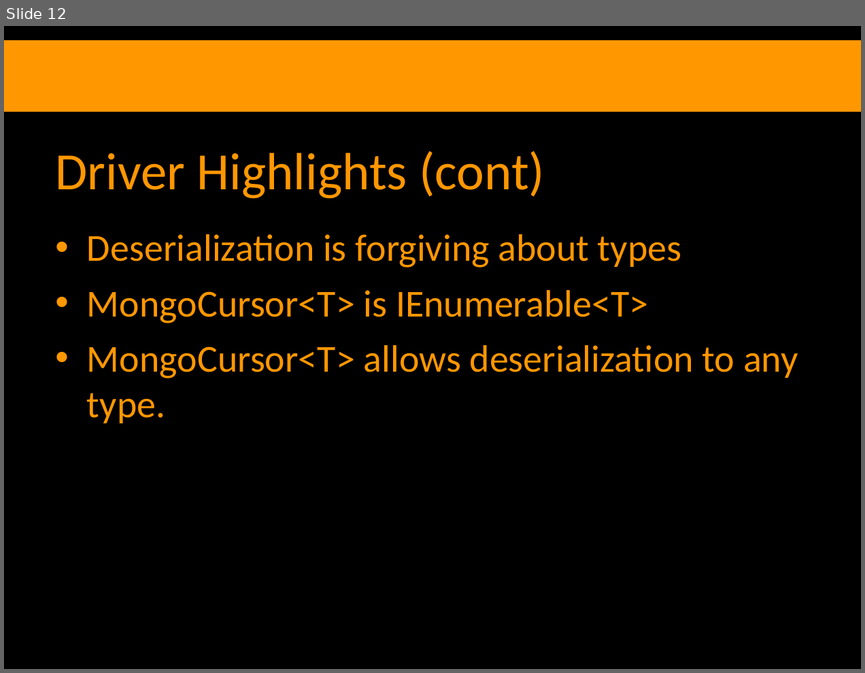
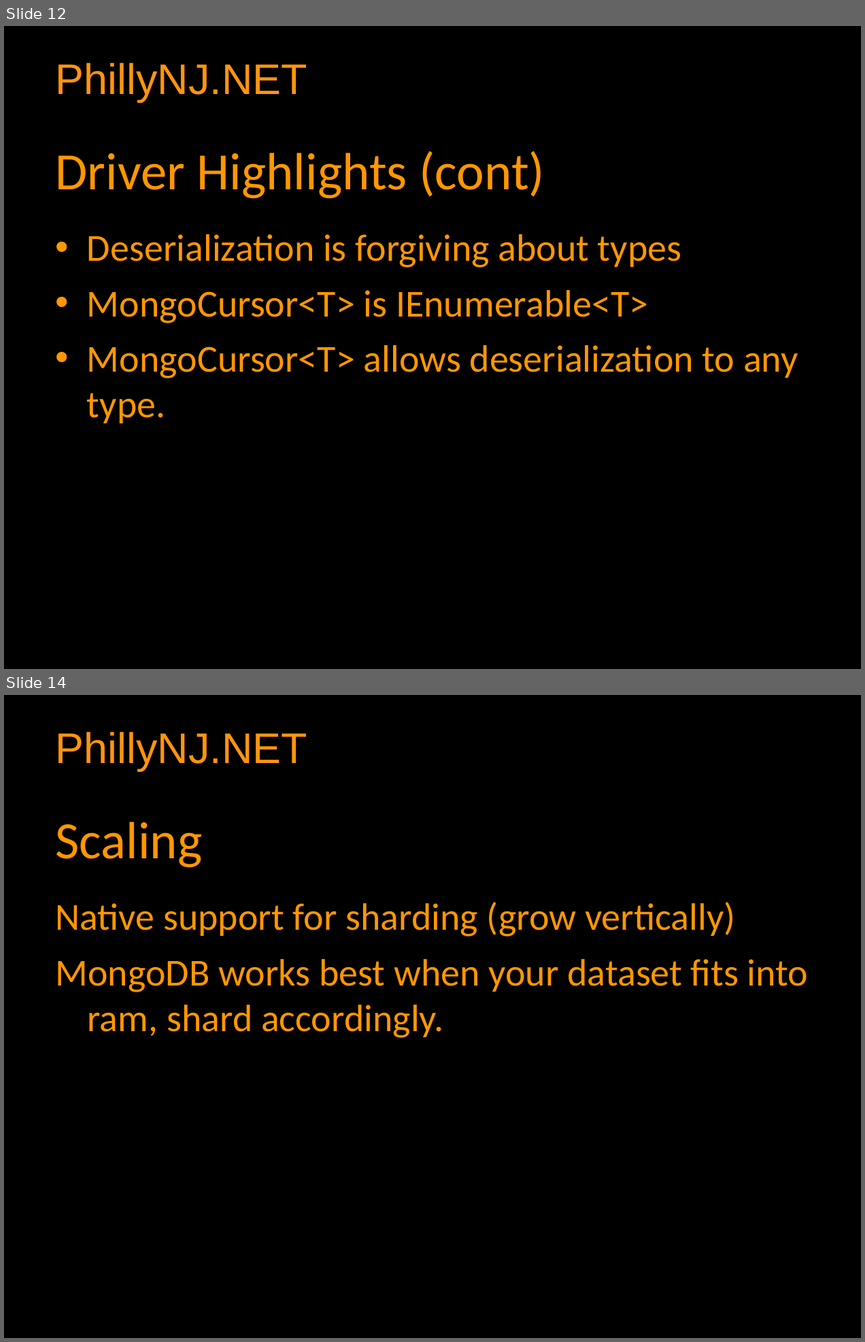
Before and after one commit to zippy1981/CodeCampNYC_Mongo, a slide deck: Slides.odp. Shown one above the other, each under a label of ours: slide 12 before the commit, slides 12 and 14 after it; the slides between them are not shown. The pictures are 865x673 and 865x1342 pixels, drawn with LibreOffice and Linux fonts; fonts in the diff are those of the drawing; background and template pictures are left out. Boxes give left, top, right and bottom in pixels: in the first picture for what was removed or moved away, otherwise in the second. Text is boxed around its words. In the diff, an @@ line names an element or a change of style, - is before the commit and + after.

```diff
--- a/Slides.odp
+++ b/Slides.odp
@@ slide 14 added at bbox=[4, 695, 861, 1338], background #000000; not listed: 1 template element that a slide beside it also shows @@
@@ title added at bbox=[55, 821, 202, 868], 44 pt, text #FF9700 @@
+Scaling
@@ text added at bbox=[55, 902, 808, 1038], 32 pt, text #FF9700 @@
+Native support for sharding (grow vertically)
+MongoDB works best when your dataset fits into ram, shard accordingly.
@@ slide 12 changed as well @@
@@ rectangle removed at bbox=[4, 40, 861, 112] @@
@@ text added at bbox=[55, 63, 307, 102], 36 pt, text #FF950E @@
+PhillyNJ.NET
```
Also in this commit, not shown: 10 other slides changed, 5 other slides added, 3 slides removed, 34 other files.
